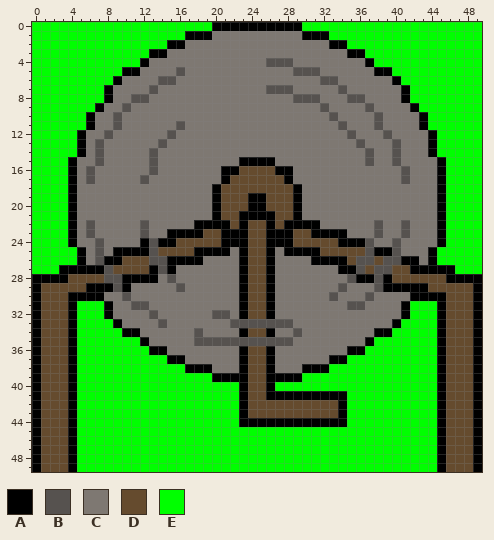
One commit to this pixel-art sprite: Sprites/grinder-active.png. The first picture shows the starting point.
The file is 500x500 pixels, drawn in blocks of 10x10; one block is one cell here.
Palette (. is transparent): A #000000  B #56524f  C #7e7872  D #654b2e  E #00ff00
Pixels before (only the part around the change), first column x 0:
 0 EEEEEEEEEEEEEEEEEEEEAAAAAAAAAAEEEEEEEEEEEEEEEEEEEE
 1 EEEEEEEEEEEEEEEEEAAACCCCCCCCCCAAAEEEEEEEEEEEEEEEEE
 2 EEEEEEEEEEEEEEEAACCCCCCCCCCCCCCCCAAEEEEEEEEEEEEEEE
 3 EEEEEEEEEEEEEAACCCCCCCCCCCCCCCCCCCCAAEEEEEEEEEEEEE
 4 EEEEEEEEEEEEACCCCCCCCCCCCCBBBCCCCCCCCAEEEEEEEEEEEE
 5 EEEEEEEEEEAACCCCBCCCCCCCCCCCCBBBCCCCCCAAEEEEEEEEEE
 6 EEEEEEEEEACCCCBBCCCCCCCCCCCCCCCCBBCCCCCCAEEEEEEEEE
 7 EEEEEEEEACCCCBCCCCCCCCCCCCBBBCCCCCBCCCCCCAEEEEEEEE
 8 EEEEEEEEACCBBCCCCCCCCCCCCCCCCBBBCCCBBCCCCAEEEEEEEE
 9 EEEEEEEACCBCCCCCCCCCCCCCCCCCCCCCBCCCCBCCCCAEEEEEEE
10 EEEEEEACCBCCCCCCCCCCCCCCCCCCCCCCCBCCCCBCCCCAEEEEEE
11 EEEEEEACCBCCCCCCBCCCCCCCCCCCCCCCCCBCCCBCCCCAEEEEEE
12 EEEEEACCBCCCCCCBCCCCCCCCCCCCCCCCCCCBCCCBCCCCAEEEEE
13 EEEEEACBCCCCCCBCCCCCCCCCCCCCCCCCCCCCBCCCBCCCAEEEEE
14 EEEEEACBCCCCCBCCCCCCCCCCCCCCCCCCCCCCCBCCBCCCAEEEEE
15 EEEEACCBCCCCCBCCCCCCCCCAAAACCCCCCCCCCBCCBCCCCAEEEE
16 EEEEACBCCCCCCBCCCCCCCAADDDDAACCCCCCCCCCCCBCCCAEEEE
17 EEEEACBCCCCCBCCCCCCCCADDDDDDACCCCCCCCCCCCBCCCAEEEE
18 EEEEACCCCCCCCCCCCCCCADDDDDDDDACCCCCCCCCCCCCCCAEEEE
19 EEEEACCCCCCCCCCCCCCCADDDAADDDACCCCCCCCCCCCCCCAEEEE
20 EEEEACCCCCCCCCCCCCCCADDDAADDDACCCCCCCCCCCCCCCAEEEE
21 EEEEACCCCCCCCCCCCCCCADDAAAADDACCCCCCCCCCCCCCCAEEEE
22 EEEEACBCCCCCBCCCCCAAAADADDADAAAACCCCCCBCCBCCCAEEEE
23 EEEEACBCCCCCBCCAAAADDAAADDAAADDAAAACCCBCCBCCCAEEEE
24 EEEEACCBCCCCABAADDDDDAAADDAAADDDDDAAABCCBCCCCAEEEE
25 EEEEEACBCAAAABDDDDAAAACADDACAAAADDDDDBAABCCCAEEEEE
26 EEEEEACBAADDDBBAAAACCCCADDACCCCAAAADBBDBBAACAEEEEE
27 EEEAAAAABDDDDABACCCCCCCADDACCCCCCCAABDBBDDAAAAAEEE
28 AAAADDDDBBAAAACBCCCCCCCADDACCCCCCCCBAABADDDDDDAAAA
29 ADDDDDAAABACCCCCBCCCCCCADDACCCCCCCBCCCBAAAAADDDDDA
30 ADDDAAAACCBCCCCCCCCCCCCADDACCCCCCBCCCBCCCCAAAADDDA
31 ADDDAEEEACCBBCCCCCCCCCCADDACCCCCCCCBBCCCCAEEEADDDA
32 ADDDAEEEACCCCBCCCCCCBBCADDACCCCCCCCCCCCCCAEEEADDDA
33 ADDDAEEEEACCCCBCCCCCCCBBBBBBBCCCCCCCCCCCAEEEEADDDA
34 ADDDAEEEEEAACCCCCCBCCCCADDACCBCCCCCCCCAAEEEEEADDDA
35 ADDDAEEEEEEEACCCCCBBBBBBBBBBBCCCCCCCCAEEEEEEEADDDA
36 ADDDAEEEEEEEEAACCCCCCCCADDACCCCCCCCAAEEEEEEEEADDDA
37 ADDDAEEEEEEEEEEAACCCCCCADDACCCCCCAAEEEEEEEEEEADDDA
38 ADDDAEEEEEEEEEEEEAAACCCADDACCCAAAEEEEEEEEEEEEADDDA
39 ADDDAEEEEEEEEEEEEEEEAAAADDAAAAEEEEEEEEEEEEEEEADDDA
40 ADDDAEEEEEEEEEEEEEEEEEEADDAEEEEEEEEEEEEEEEEEEADDDA
41 ADDDAEEEEEEEEEEEEEEEEEEADDAAAAAAAAAEEEEEEEEEEADDDA
42 ADDDAEEEEEEEEEEEEEEEEEEADDDDDDDDDDAEEEEEEEEEEADDDA
43 ADDDAEEEEEEEEEEEEEEEEEEADDDDDDDDDDAEEEEEEEEEEADDDA
44 ADDDAEEEEEEEEEEEEEEEEEEAAAAAAAAAAAAEEEEEEEEEEADDDA
45 ADDDAEEEEEEEEEEEEEEEEEEEEEEEEEEEEEEEEEEEEEEEEADDDA
46 ADDDAEEEEEEEEEEEEEEEEEEEEEEEEEEEEEEEEEEEEEEEEADDDA
47 ADDDAEEEEEEEEEEEEEEEEEEEEEEEEEEEEEEEEEEEEEEEEADDDA
48 ADDDAEEEEEEEEEEEEEEEEEEEEEEEEEEEEEEEEEEEEEEEEADDDA
49 ADDDAEEEEEEEEEEEEEEEEEEEEEEEEEEEEEEEEEEEEEEEEADDDA
After the commit:
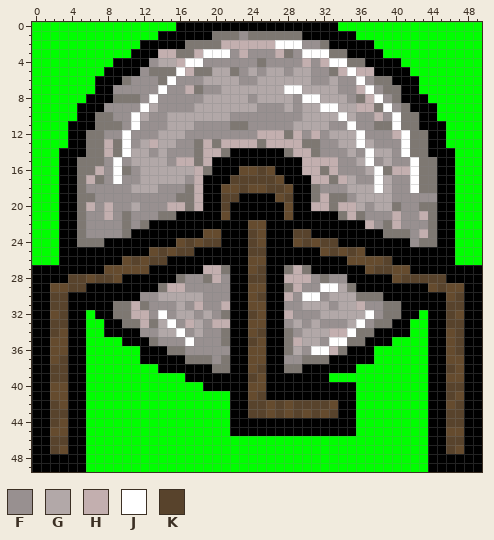
Colours new in this view: F #989090  G #b2a8a8  H #c3afaf  J #ffffff  K #58432c
What changed:
y 0: x 16..19 EEEE -> AAAA; x 30..33 EEEE -> AAAA
y 1: x 14..16 EEE -> AAA; x 23 C -> F; x 33..35 EEE -> AAA
y 2: x 12..14 EEE -> AAA; x 21..31 CCCCCCCCCCC -> HHHHHHJJJFF; x 35..37 EEE -> AAA
y 3: x 11..12 EE -> AA; x 14..15 AC -> HH; x 18..27 CCCCCCCCCC -> HJJJFHFFFH; x 29..32 CCCC -> FJJJ; x 37..38 EE -> AA
y 4: x 9..11 EEE -> AAA; x 13..24 CCCCCCCCCCCC -> FGGHJJFFFFFF; x 26..34 BBBCCCCCC -> FFFFHFHJJ; x 38..40 EEE -> AAA
y 5: x 8..9 EE -> AA; x 12 C -> F; x 16..17 BC -> JH; x 20..21 CC -> GG; x 23..32 CCCCCCBBBC -> FGFGGFGGFF; x 34..37 CCCC -> HJHH; x 40..41 EE -> AA
y 6: x 7..8 EE -> AA; x 11..37 CCCBBCCCCCCCCCCCCCCCCBBCCCC -> FFFCJFFFGGGGFFGGGGGGFFGFFJF; x 41..42 EE -> AA
y 7: x 7 E -> A; x 9..17 CCCCBCCCC -> FFFFFJFFH; x 19..38 CCCCCCCBBBCCCCCBCCCC -> FFGGGGGGGJJGGGGFFHJF; x 42 E -> A
y 8: x 6..7 EE -> AA; x 11..39 BBCCCCCCCCCCCCCCCCBBBCCCBBCCC -> CFJFFFFFGGGGGFGGGGFJJGGGFCHJF; x 42..43 EE -> AA
y 9: x 5..6 EE -> AA; x 8..37 CCBCCCCCCCCCCCCCCCCCCCCCBCCCCB -> FFFFJGFFFFGGGGGGGFFFGFGGJJGGHH; x 39..40 CC -> JF; x 43..44 EE -> AA
y 10: x 5 E -> A; x 9..40 BCCCCCCCCCCCCCCCCCCCCCCCBCCCCBCC -> FFJGFFGGGGGGGFFFFFFFFGGGGJGFFHFJ; x 44 E -> A
y 11: x 4..5 EE -> AA; x 9..21 BCCCCCCBCCCCC -> CFJFFFGGGFFFF; x 24..38 CCCCCCCCCCBCCCB -> FFFFFGGGGFFJFFC; x 40 C -> J; x 44..45 EE -> AA
y 12: x 4 E -> A; x 8..27 BCCCCCCBCCCCCCCCCCCC -> FFJFFFGGGFFFFFFFFHHH; x 29..41 CCCCCCBCCCBCC -> HFHFGGGJFFFHJ; x 45 E -> A
y 13: x 4 E -> A; x 7..8 BC -> CH; x 10..17 CCCCBCCC -> JFGHGGFF; x 19 C -> H; x 21..24 CCCC -> HHHH; x 26..29 CCCC -> HHHH; x 32..41 CCCCBCCCBC -> FFGGJGFFFJ; x 45 E -> A
y 14: x 3..4 EE -> AA; x 7..8 BC -> CH; x 10..17 CCCBCCCC -> JGGFGFFF; x 19..20 CC -> HH; x 22..27 CCCCCC -> AAAAAA; x 29..30 CC -> HH; x 32..41 CCCCCBCCBC -> FFFGFJGGFJ; x 45..46 EE -> AA
y 15: x 3 E -> A; x 7..17 BCCCCCBCCCC -> CFJFGGGGFHH; x 19..22 CCCC -> HAAA; x 27..42 CCCCCCCCCCBCCBCC -> AAAHHHHFFGJFGFFJ; x 46 E -> A
y 16: x 3 E -> A; x 6..9 BCCC -> CHFJ; x 11..18 CCBCCCCC -> FGGGGGGH; x 20 C -> A; x 25 D -> K; x 29..31 CCC -> AHH; x 33..38 CCCCCC -> HFFFGJ; x 40..42 CBC -> HHJ; x 46 E -> A
y 17: x 3 E -> A; x 6 B -> H; x 8..20 CCCCBCCCCCCCC -> FJFFGGGGGFHAA; x 22..26 DDDDD -> KKKKK; x 29..32 CCCC -> AAHH; x 34..42 CCCCCCCBC -> HGFFJGFFJ; x 46 E -> A
y 18: x 3 E -> A; x 6..16 CCCCCCCCCCC -> FFFFFGGGFFF; x 18..19 CC -> HA; x 23 D -> K; x 26..27 DD -> KK; x 30 C -> A; x 32..42 CCCCCCCCCCC -> FFFGGGJGFFJ; x 46 E -> A
y 19: x 3 E -> A; x 7..15 CCCCCCCCC -> FFFFFFFFF; x 18..19 CC -> HA; x 21..23 DDD -> KKA; x 26 D -> A; x 28 D -> K; x 30 C -> A; x 32 C -> H; x 35..44 CCCCCCCCCC -> FGGGGFFFFF; x 46 E -> A
y 20: x 3 E -> A; x 6..16 CCCCCCCCCCC -> HFHFFGFFFHH; x 18..19 CC -> HA; x 21..23 DDD -> KAA; x 26..27 DD -> AA; x 30..32 CCC -> AHH; x 34..39 CCCCCC -> HHGFGG; x 41..42 CC -> FF; x 46 E -> A
y 21: x 3 E -> A; x 6..9 CCCC -> FFHF; x 11..13 CCC -> FFF; x 16..19 CCCC -> AAAA; x 22 D -> A; x 27 D -> A; x 30..33 CCCC -> AAAA; x 35 C -> H; x 37..43 CCCCCCC -> FFFHFFH; x 46 E -> A
y 22: x 3 E -> A; x 6..9 BCCC -> FFFF; x 11..17 CBCCCCC -> FCAAAAA; x 22 D -> A; x 27 D -> A; x 32..38 CCCCCCB -> AAAAAHF; x 40..43 CBCC -> HFFF; x 46 E -> A
y 23: x 3 E -> A; x 6..9 BCCC -> FFFF; x 11..14 CBCC -> AAAA; x 24 D -> K; x 29..30 DD -> KK; x 35..38 CCCB -> AAAA; x 41..43 BCC -> CFH; x 46 E -> A
y 24: x 3 E -> A; x 7..11 BCCCC -> CAAAA; x 13 B -> A; x 17 D -> K; x 19..20 DD -> KK; x 24 D -> K; x 30 D -> K; x 32..33 DD -> KK; x 37..42 BCCBCC -> AAAAAF; x 46 E -> A
y 25: x 3..4 EE -> AA; x 6..8 CBC -> AAA; x 13..14 BD -> DK; x 16..17 DD -> KK; x 22 C -> A; x 24..25 DD -> KK; x 27 C -> A; x 33 D -> K; x 35 D -> K; x 37 B -> A; x 40..43 BCCC -> AAAA; x 45..46 EE -> AA
y 26: x 3..4 EE -> AA; x 6..7 CB -> AA; x 11 D -> K; x 13..14 BB -> KK; x 19..22 CCCC -> AAAA; x 27..30 CCCC -> AAAA; x 36..37 BB -> DD; x 39..40 BB -> KA; x 43 C -> A; x 45..46 EE -> AA
y 27: x 0..2 EEE -> AAA; x 8 B -> D; x 14 B -> A; x 16..20 CCCCC -> AAAHH; x 22 C -> A; x 25 D -> K; x 27 C -> A; x 29 C -> H; x 31..33 CCC -> AAA; x 36 B -> A; x 38..39 BB -> KK; x 47..49 EEE -> AAA
y 28: x 4..5 DD -> KK; x 7..9 DBB -> KKD; x 14..15 CB -> AA; x 17..18 CC -> FF; x 20..22 CCC -> HFA; x 24..25 DD -> KK; x 27..31 CCCCC -> AHHHF; x 33..35 CCB -> FFA; x 38 B -> A; x 41..45 DDDDD -> KKKKK
y 29: x 1 D -> A; x 4..5 DD -> KK; x 9 B -> A; x 11..13 CCC -> AAA; x 15..22 CBCCCCCC -> HHFFFFFA; x 27 C -> A; x 29..34 CCCCCB -> HFFJJG; x 36..38 CCB -> AAA; x 45 D -> K; x 48 D -> A
y 30: x 1..3 DDD -> AKK; x 8..22 CCBCCCCCCCCCCCC -> AAAAFFGGGGGFFFA; x 25 D -> K; x 27..35 CCCCCCBCC -> AHFJJFGGG; x 37 B -> C; x 39..41 CCC -> AAA; x 47..48 DD -> KA
y 31: x 1..3 DDD -> AKK; x 5..7 EEE -> AAA; x 11..22 BBCCCCCCCCCC -> HCFFFGFHFFHA; x 27..38 CCCCCCCCBBCC -> AFFGGGFGGHFF; x 42..44 EEE -> AAA; x 46..48 DDD -> KKA
y 32: x 1 D -> A; x 3 D -> K; x 5 E -> A; x 7 E -> A; x 11..22 CCBCCCCCCBBC -> HHFJFGGFGFCA; x 24 D -> K; x 27..38 CCCCCCCCCCCC -> AHFFFGGGGGJF; x 42 E -> A; x 44 E -> A; x 46 D -> K; x 48 D -> A
y 33: x 1..3 DDD -> AKK; x 5 E -> A; x 8 E -> A; x 12 C -> H; x 14..37 BCCCCCCCBBBBBBBCCCCCCCCC -> GJFHGFHHAADDAAFGFGFFFGJF; x 41 E -> A; x 44 E -> A; x 46..48 DDD -> KKA
y 34: x 1..2 DD -> AK; x 5 E -> A; x 8..9 EE -> AA; x 12..20 CCCCCCBCC -> FFGGJFGFF; x 22 C -> A; x 25 D -> K; x 27 C -> A; x 29..35 BCCCCCC -> FGGGHHJ; x 40..41 EE -> AA; x 44 E -> A; x 47..48 DD -> KA
y 35: x 1 D -> A; x 5 E -> A; x 10..11 EE -> AA; x 14..34 CCCCBBBBBBBBBBBCCCCCC -> FFFJFFFCAAKDAACHGGFJJ; x 38..39 EE -> AA; x 44 E -> A; x 47..48 DD -> KA
y 36: x 1 D -> A; x 5 E -> A; x 12 E -> A; x 17..22 CCCCCC -> FFFFFA; x 27 C -> A; x 29..33 CCCCC -> GFJJH; x 37 E -> A; x 44 E -> A; x 47..48 DD -> KA
y 37: x 1 D -> A; x 3 D -> K; x 5 E -> A; x 12..14 EEE -> AAA; x 20 C -> F; x 22 C -> A; x 27..29 CCC -> AFF; x 35..37 EEE -> AAA; x 44 E -> A; x 48 D -> A
y 38: x 1..3 DDD -> AKK; x 5 E -> A; x 14..16 EEE -> AAA; x 22 C -> A; x 25 D -> K; x 27 C -> A; x 33..35 EEE -> AAA; x 44 E -> A; x 46 D -> K; x 48 D -> A
y 39: x 1..3 DDD -> AKK; x 5 E -> A; x 17..19 EEE -> AAA; x 24 D -> K; x 30..32 EEE -> AAA; x 44 E -> A; x 48 D -> A
y 40: x 1 D -> A; x 5 E -> A; x 19..22 EEEE -> AAAA; x 27..35 EEEEEEEEE -> AAAAAAAAA; x 44 E -> A; x 46..48 DDD -> KKA
y 41: x 1 D -> A; x 5 E -> A; x 22 E -> A; x 25 D -> K; x 35 E -> A; x 44 E -> A; x 46 D -> K; x 48 D -> A
y 42: x 1..2 DD -> AK; x 5 E -> A; x 22 E -> A; x 24..25 DD -> KK; x 27 D -> K; x 29..32 DDDD -> KKKK; x 35 E -> A; x 44 E -> A; x 47..48 DD -> KA
y 43: x 1..3 DDD -> AKK; x 5 E -> A; x 22 E -> A; x 24..25 DD -> KK; x 27 D -> K; x 29 D -> K; x 31 D -> K; x 33 D -> K; x 35 E -> A; x 44 E -> A; x 46..48 DDD -> KKA
y 44: x 1..2 DD -> AK; x 5 E -> A; x 22 E -> A; x 35 E -> A; x 44 E -> A; x 46..48 DDD -> KKA
y 45: x 1 D -> A; x 5 E -> A; x 22..35 EEEEEEEEEEEEEE -> AAAAAAAAAAAAAA; x 44 E -> A; x 48 D -> A
y 46: x 1..3 DDD -> AKK; x 5 E -> A; x 44 E -> A; x 46..48 DDD -> KKA
y 47: x 1..2 DD -> AK; x 5 E -> A; x 44 E -> A; x 46 D -> K; x 48 D -> A
y 48..49: x 1..3 DDD -> AAA; x 5 E -> A; x 44 E -> A; x 46..48 DDD -> AAA
Changed places in both pictures, as pixel boxes (x1, y1, x2, y2):
changed: (32, 22, 482, 472)
